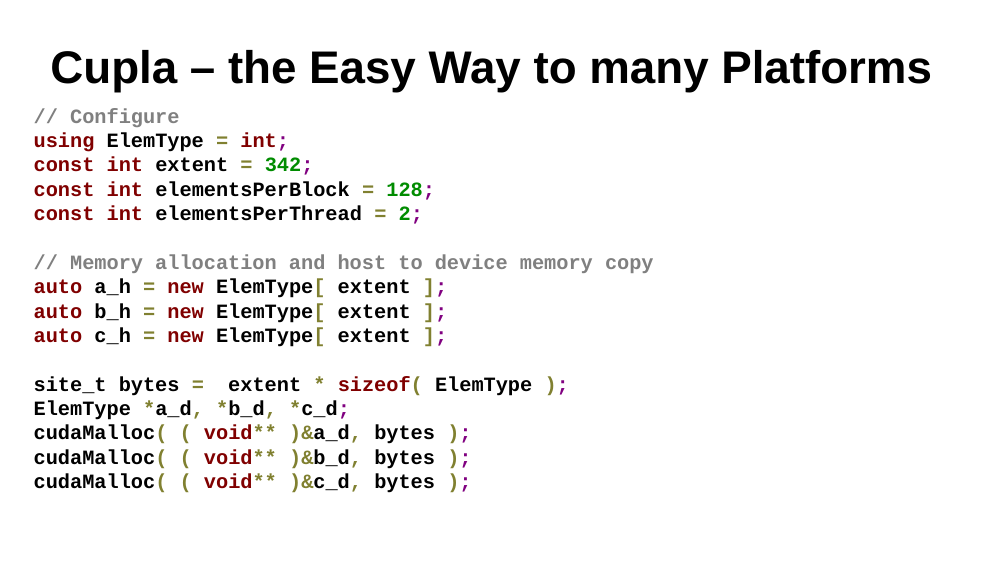
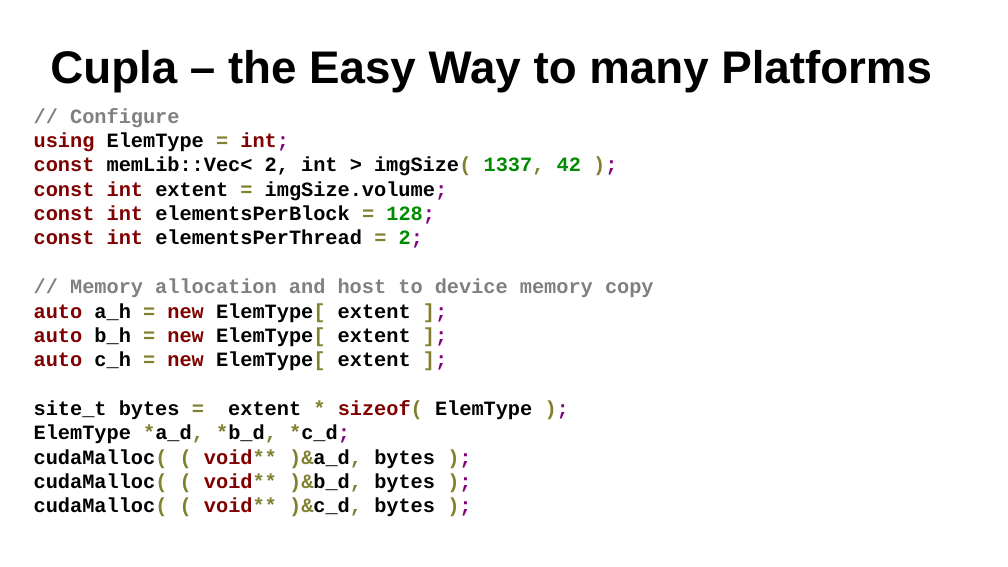
Before and after one commit to ax3l/datenspuren_2016, a slide deck: slide 91 of Slides.odp (slide 88 before the commit). Drawn at 1008x567 pixels with LibreOffice and Linux fonts; fonts in the diff are those of the drawing; background and template pictures are left out. Boxes give left, top, right and bottom in pixels: in the first picture for what was removed or moved away, otherwise in the second. Text is boxed around its words. In the diff, an @@ line names an element or a change of style, - is before the commit and + after.

```diff
--- a/Slides.odp
+++ b/Slides.odp
@@ text at <box>34,157,581,201</box>: text changed; text colour #800000 to #000000 @@
-const int extent = 342;
+const memLib::Vec< 2, int > imgSize( 1337, 42 );
+const int extent = imgSize.volume;
```
Also in this commit, not shown: 4 other slides changed, 3 slides added.
